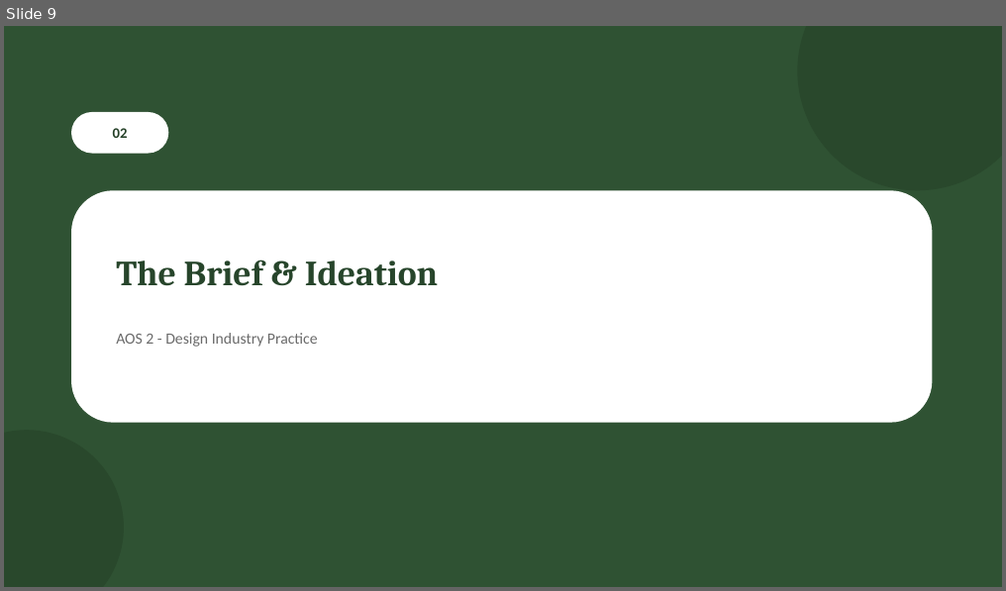
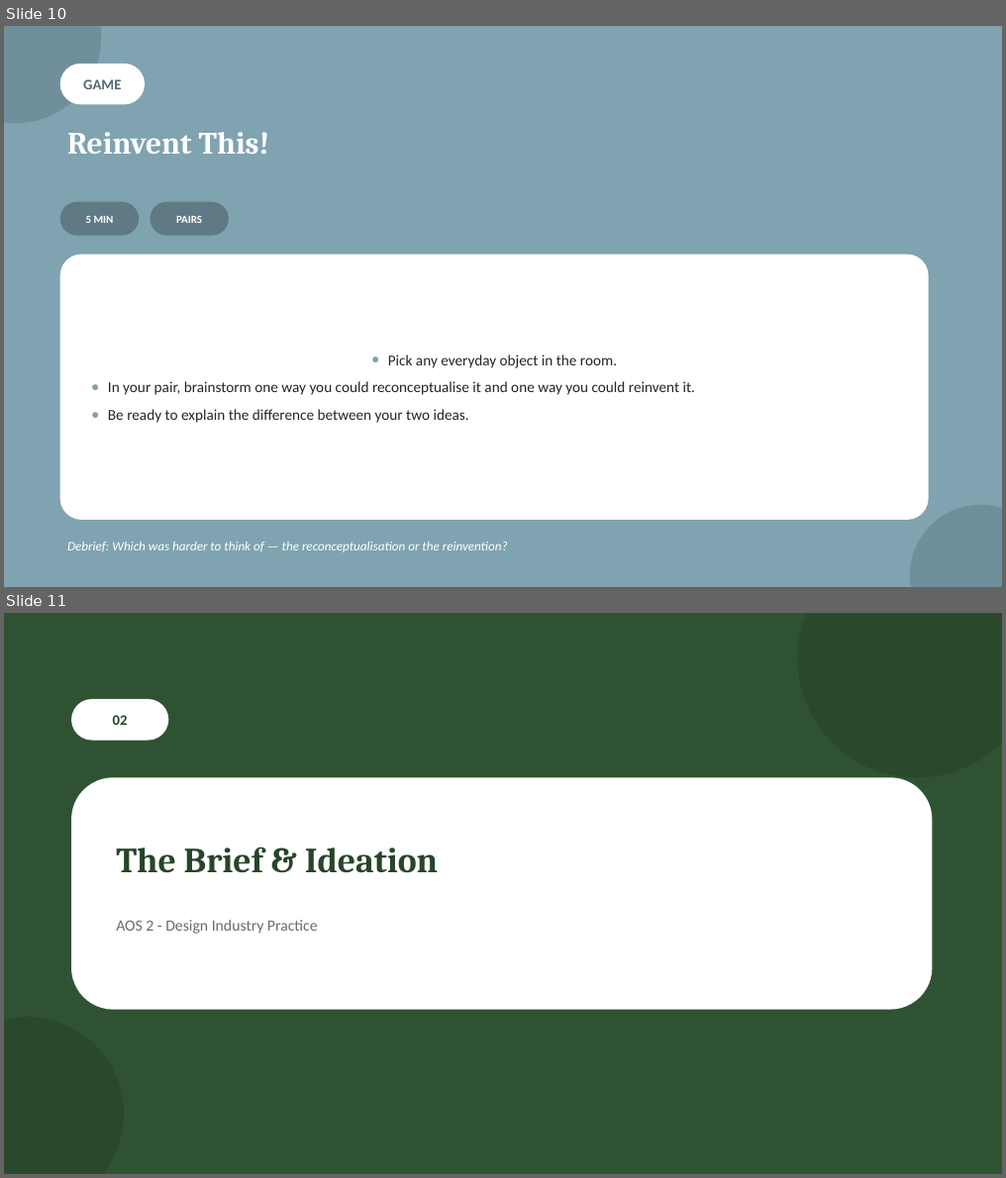
Before and after one commit to melodywyc0710/chuck, a slide deck: teaching-materials/vcd-vce/powerpoint/Unit3-Reconceptualisation-and-Reinvention.pptx. Shown one above the other, each under a label of ours: slide 9 before the commit, slides 10 and 11 after it. The pictures are 1006x591 and 1006x1178 pixels, drawn with LibreOffice and Linux fonts; fonts in the diff are those of the drawing. Boxes give left, top, right and bottom in pixels: in the first picture for what was removed or moved away, otherwise in the second. Text is boxed around its words. In the diff, an @@ line names an element or a change of style, - is before the commit and + after.

```diff
--- a/teaching-materials/vcd-vce/powerpoint/Unit3-Reconceptualisation-and-Reinvention.pptx
+++ b/teaching-materials/vcd-vce/powerpoint/Unit3-Reconceptualisation-and-Reinvention.pptx
@@ slide 10 added at [4,26,1002,587], background #7FA3B0 @@
@@ ellipse added at [4,26,101,123], fill #6F8F9A @@
@@ rounded rectangle added at [60,64,145,104], fill #FFFFFF, 14 pt, text #526972, bold @@
+GAME
@@ text added at [67,132,270,154], 30 pt, text #FFFFFF, bold @@
+Reinvent This!
@@ rounded rectangle added at [60,202,139,236], fill #5F7A84, 10.5 pt, text #FFFFFF, bold @@
+5 MIN
@@ rounded rectangle added at [150,202,229,236], fill #5F7A84, 10.5 pt, text #FFFFFF, bold @@
+PAIRS
@@ rounded rectangle added at [60,255,929,520], fill #FFFFFF, 14.5 pt, text #20291F @@
+● Pick any everyday object in the room.
+● In your pair, brainstorm one way you could reconceptualise it and one way you could reinvent it.
+● Be ready to explain the difference between your two ideas.
@@ ellipse added at [910,505,1002,587], fill #6F8F9A @@
@@ text added at [67,542,508,553], 12.5 pt, text #FFFFFF, italic @@
+Debrief: Which was harder to think of — the reconceptualisation or the reinvention?
@@ what was slide 9 is now slide 11 @@
```
Also in this commit, not shown: 5 other slides added, 4 other files.
